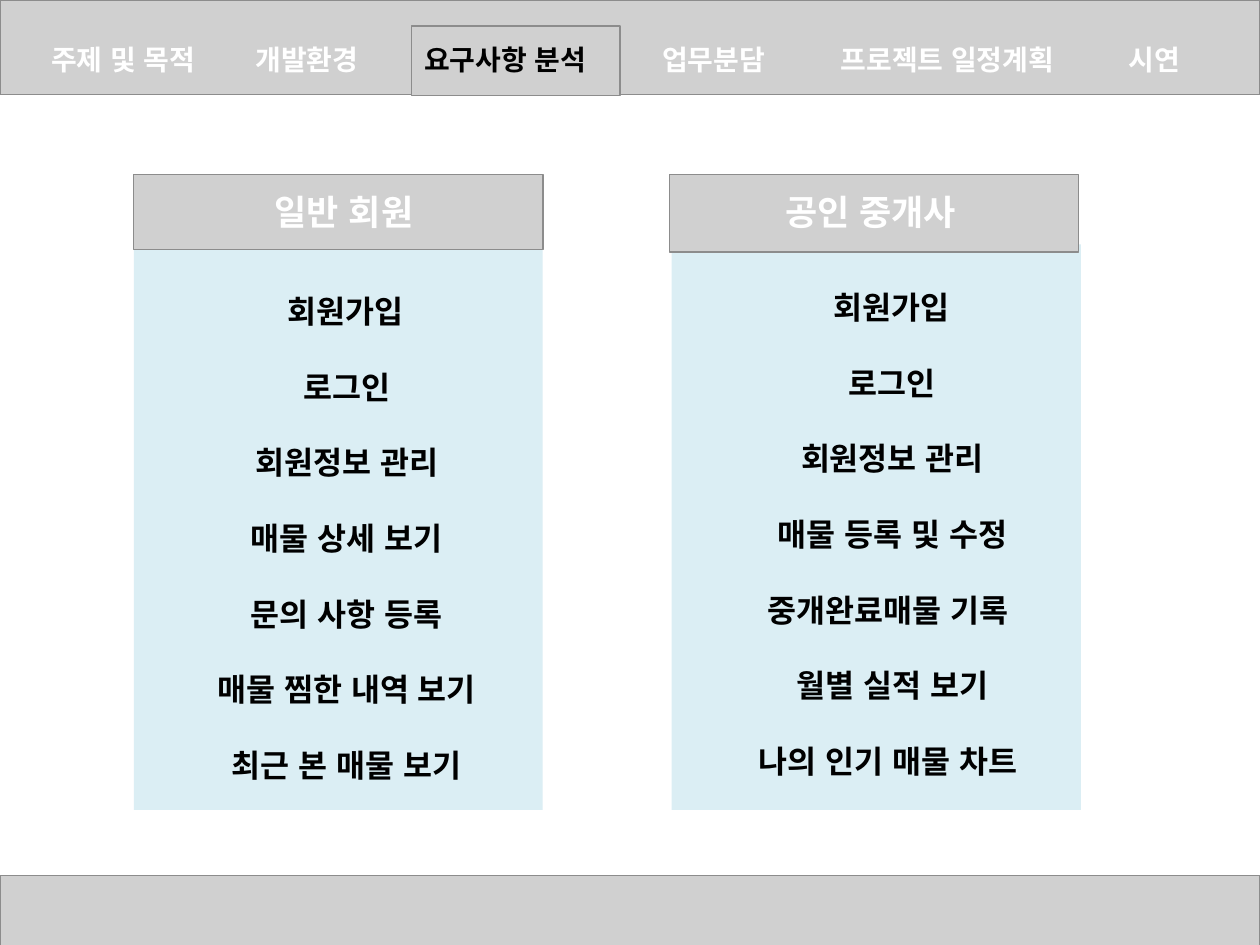
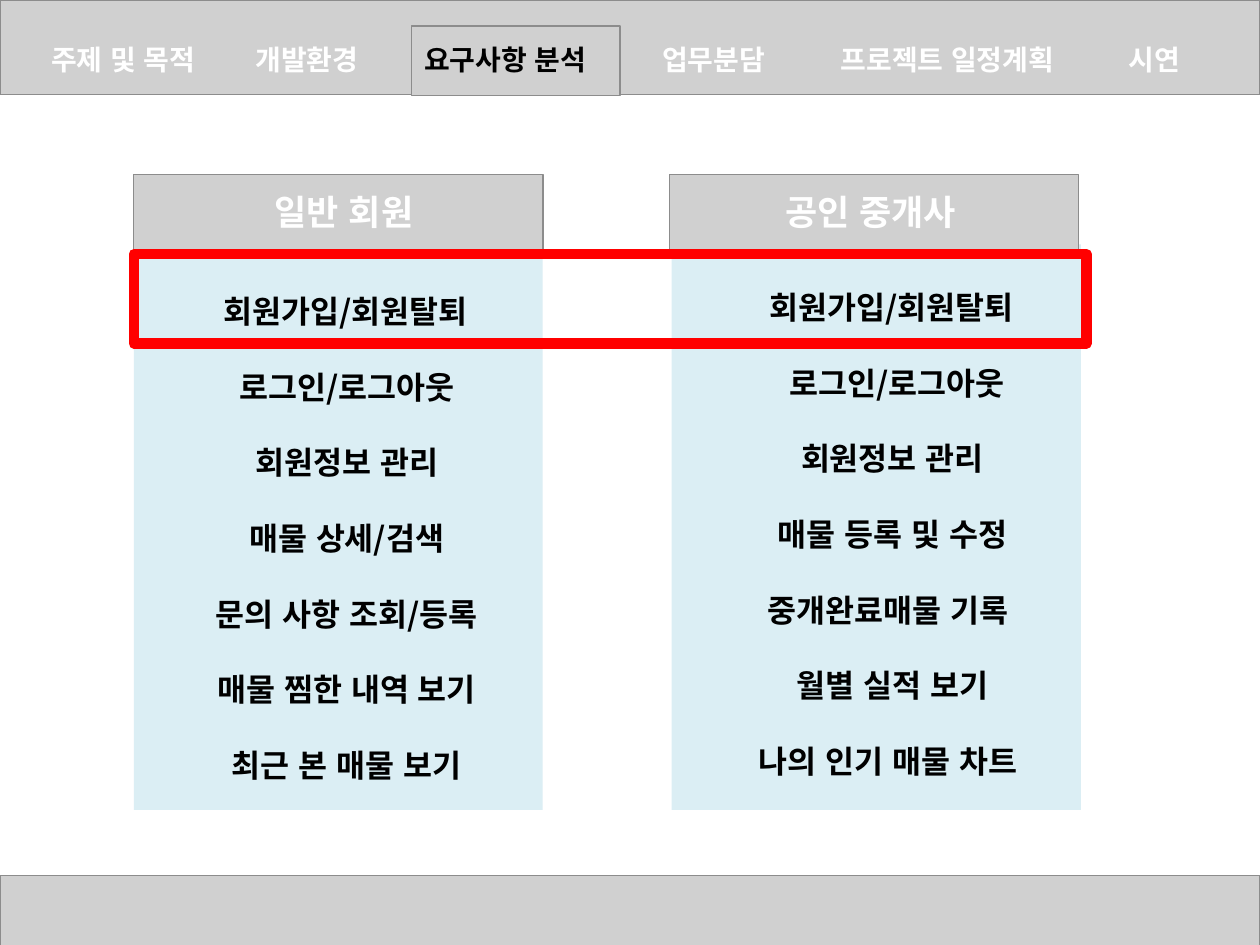
Before and after one commit to heejeongMin/sabangSpring, a slide deck: slide 5 of sabang_20190326.pptx. Drawn at 1260x945 pixels with LibreOffice and Linux fonts; fonts in the diff are those of the drawing; grey boxes stand for pictures. Boxes give left, top, right and bottom in pixels: in the first picture for what was removed or moved away, otherwise in the second. Text is boxed around its words. In the diff, an @@ line names an element or a change of style, - is before the commit and + after.

```diff
--- a/sabang_20190326.pptx
+++ b/sabang_20190326.pptx
@@ rectangle added at box(134, 255, 1086, 344), outline #FF0000 6 pt @@
@@ text at box(224, 296, 468, 405): text changed @@
-회원가입
-로그인
+회원가입/회원탈퇴
+로그인/로그아웃
@@ text at box(770, 292, 1014, 401): text changed @@
-회원가입
-로그인
+회원가입/회원탈퇴
+로그인/로그아웃
@@ text at box(216, 523, 477, 632): text changed @@
-매물 상세 보기
-문의 사항 등록
+매물 상세/검색
+문의 사항 조회/등록
```
Also in this commit, not shown: 8 other slides changed, 4 slides added, 2 slides removed, 4 other files.
